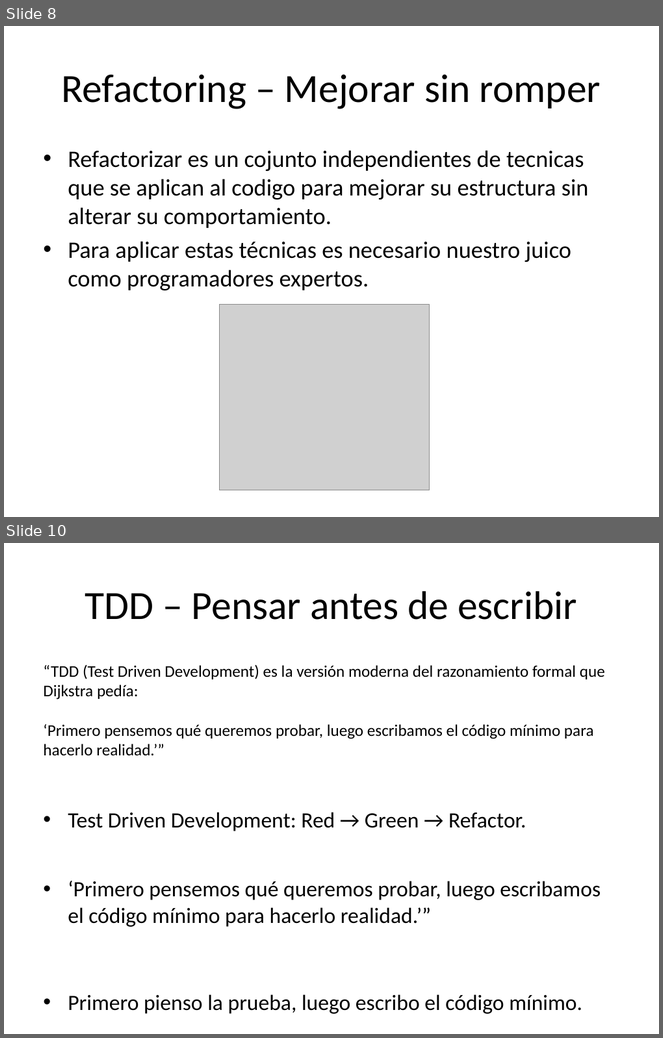
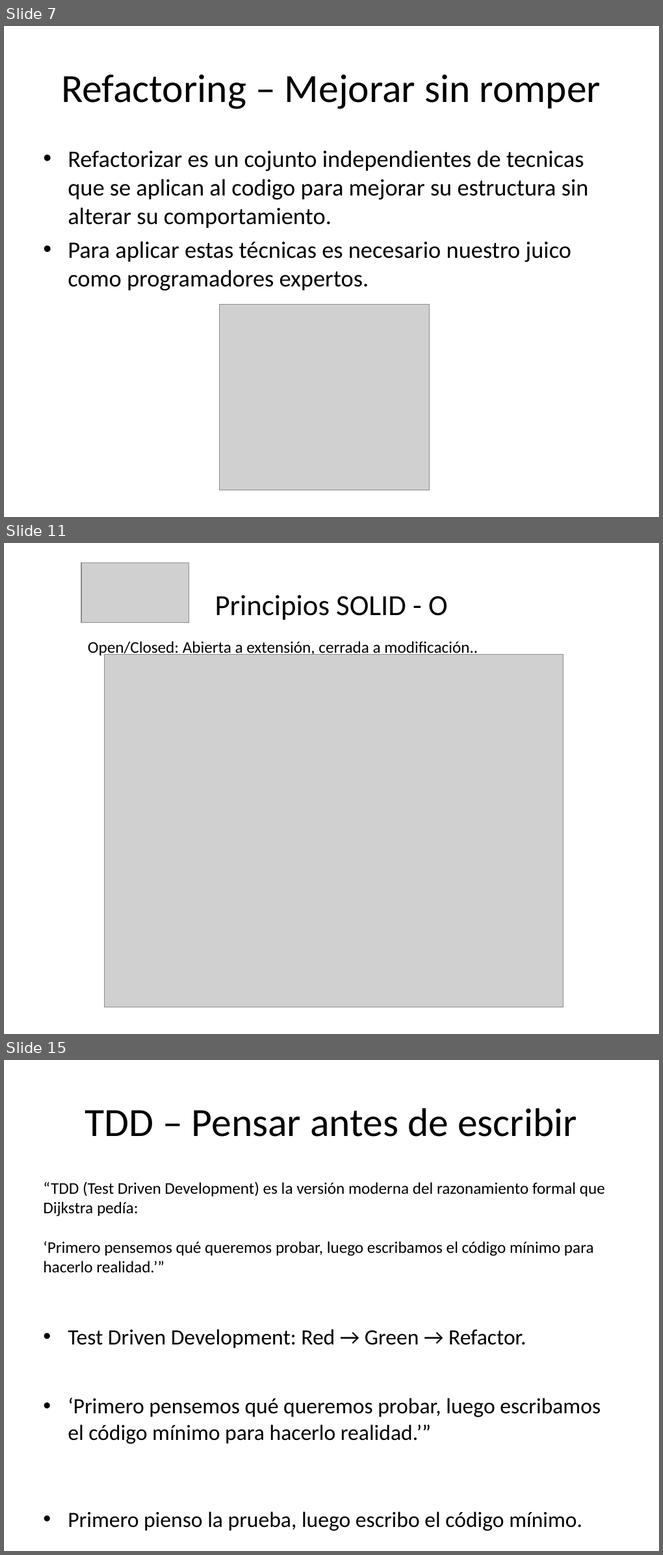
Before and after one commit to EmilioM1983/arquitectura-software-intro, a slide deck: presentacion_Emilio_Mayer.odp. Shown one above the other, each under a label of ours: slides 8 and 10 before the commit, slides 7, 11 and 15 after it; the slides between them are not shown. The pictures are 663x1038 and 663x1555 pixels, drawn with LibreOffice and Linux fonts; fonts in the diff are those of the drawing; grey boxes stand for pictures. Boxes give left, top, right and bottom in pixels: in the first picture for what was removed or moved away, otherwise in the second. Text is boxed around its words. In the diff, an @@ line names an element or a change of style, - is before the commit and + after.

```diff
--- a/presentacion_Emilio_Mayer.odp
+++ b/presentacion_Emilio_Mayer.odp
@@ slide 11 added at (4,543,659,1034), background #FFFFFF @@
@@ picture added at (81,563,189,622) @@
@@ title added at (215,595,448,620), 32 pt, text #000000 @@
+Principios SOLID - O
@@ text added at (88,641,478,657), 18 pt, text #000000 @@
+Open/Closed: Abierta a extensión, cerrada a modificación..
@@ picture added at (104,654,564,1008) @@
@@ what was slide 8 is now slide 7 @@
@@ what was slide 10 is now slide 15 @@
```
Also in this commit, not shown: 2 slides changed, 5 other slides added, 1 slide removed.
